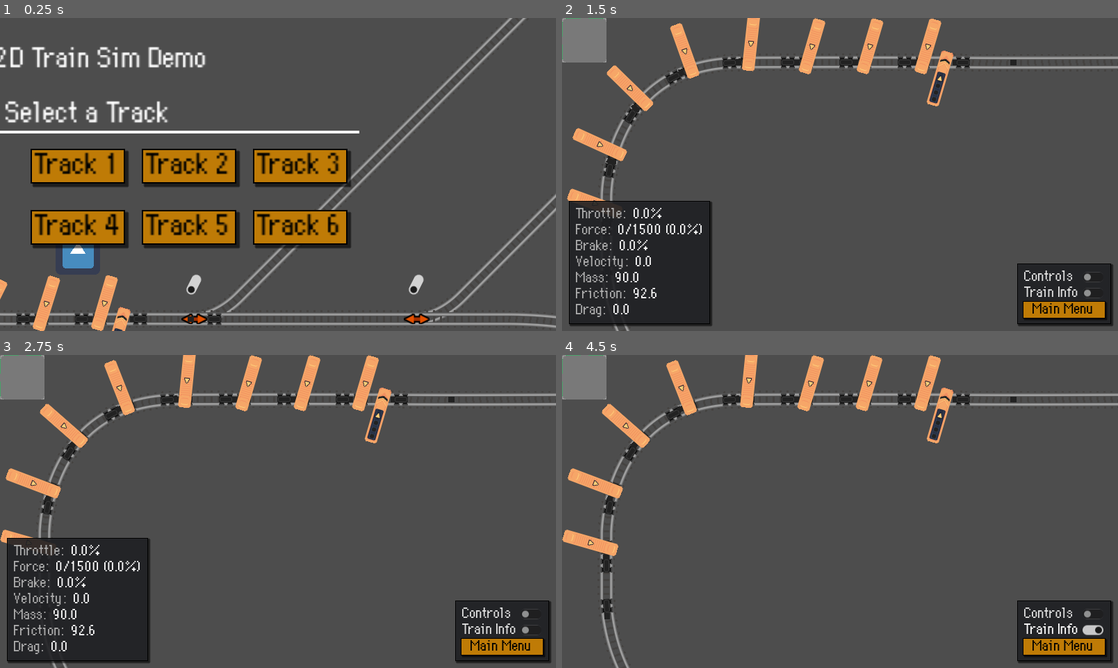
Above: before the commit, frames 1-4 (two rows, left to right).
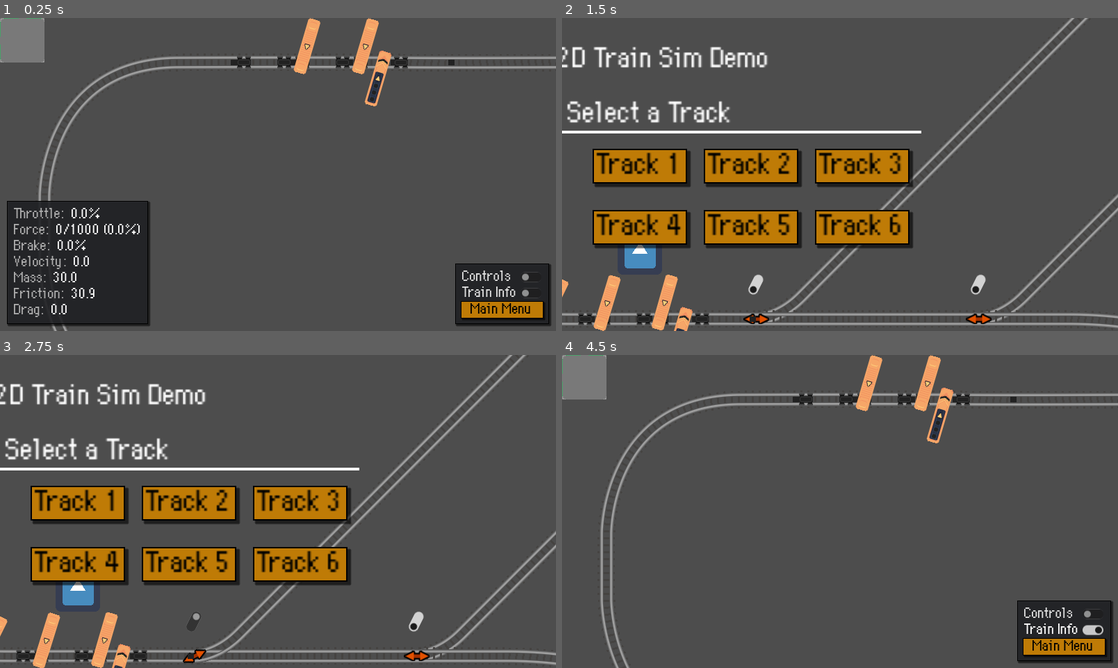
Above: after the commit, the same moments.

Repository: moonbench/simple-godot-train
Game: Godot game, scene res://Demo/Scenes/TestTracks1.tscn
The game is run twice, just before and just after one commit, with the same random seed, the same clock (stepped at 60 frames per second) and the same inputs. Before the commit the project starts from res://Demo/Scenes/Game.tscn. The engine's default icon, where the game draws it, is replaced by a stand-in: a white triangle on a blue panel in a dark square.
Inputs (mouse positions are in pixels of both pictures, inside the frame that each line leads up to):
- Up to frame 1 (0.25 s): no input
- Up to frame 2 (1.5 s): click (762, 274) at 0.52 s; click "Track 1" (after the commit: "Main Menu") at 1.25 s
- Up to frame 3 (2.75 s): click (200, 611) at 2.02 s
- Up to frame 4 (4.5 s): click (1062, 646) at 2.75 s, where only the run before the commit has a clickable "Main Menu"; click "Track 1" at 3.5 s; click "Train Info" at 4.25 s

The runs differ from the first frame. In frame 1, 33% of the frame differs, in the area x 0-100%, y 0-100%; in frame 2, 35%; in frame 3, 35%; in frame 4, 3.1%.

Commit message:
Fix up the train wheels to follow each other

Diff:
--- a/Demo/Scenes/TestTracks1.tscn
+++ b/Demo/Scenes/TestTracks1.tscn
@@ -1,30 +1,32 @@
-[gd_scene load_steps=6 format=2]
+[gd_scene load_steps=7 format=3 uid="uid://dsdv5sbpxoeue"]
 
-[ext_resource path="res://Scenes/Track.tscn" type="PackedScene" id=1]
-[ext_resource path="res://Scenes/TrainEngine.tscn" type="PackedScene" id=2]
-[ext_resource path="res://Demo/Scenes/TestWorld.tscn" type="PackedScene" id=3]
-[ext_resource path="res://Demo/Scripts/TestTracks1.gd" type="Script" id=4]
+[ext_resource type="PackedScene" path="res://Scenes/Track.tscn" id="1"]
+[ext_resource type="PackedScene" uid="uid://c2qsc24ng38ir" path="res://Scenes/TrainEngine.tscn" id="2"]
+[ext_resource type="PackedScene" uid="uid://bjqtvbefblx2e" path="res://Scenes/TrainVehicle.tscn" id="2_y5rsu"]
+[ext_resource type="PackedScene" path="res://Demo/Scenes/TestWorld.tscn" id="3"]
+[ext_resource type="Script" path="res://Demo/Scripts/TestTracks1.gd" id="4"]
 
-[sub_resource type="Curve2D" id=1]
+[sub_resource type="Curve2D" id="1"]
 resource_local_to_scene = true
 _data = {
-"points": PackedVector2Array( 0, 0, 0, 0, 320, -64, -192.565, 0.840896, 192.565, -0.840896, 544, -64, 0, 0, 0, 0, 736, 128, 0, 0, 0, 0, 736, 160, 192.565, 0, -192.565, 0, 544, 352, 190.883, 0, -190.883, 0, 0, 424, 0, 0, 0, 0, -192, 224, 0, 0, 0, 0, -192, 128, -191.724, 0.840896, 191.724, -0.840896, 0, -64, 0, 0, 0, 0, 320, -64 )
+"points": PackedVector2Array(0, 0, 0, 0, 320, -64, -192.565, 0.840896, 192.565, -0.840896, 544, -64, 0, 0, 0, 0, 736, 128, 0, 0, 0, 0, 736, 160, 192.565, 0, -192.565, 0, 544, 352, 190.883, 0, -190.883, 0, 0, 424, 0, 0, 0, 0, -192, 224, 0, 0, 0, 0, -192, 128, -191.724, 0.840896, 191.724, -0.840896, 0, -64, 0, 0, 0, 0, 320, -64)
 }
+point_count = 10
 
 [node name="TestTracks1" type="Node2D"]
-script = ExtResource( 4 )
+script = ExtResource("4")
+train_vehicle_reference = ExtResource("2_y5rsu")
 
-[node name="TestWorld" parent="." instance=ExtResource( 3 )]
+[node name="TestWorld" parent="." instance=ExtResource("3")]
 
-[node name="TrainEngine" parent="." instance=ExtResource( 2 )]
-scale = Vector2( 0.999998, 1 )
-max_force = 1500
+[node name="TrainEngine" parent="." instance=ExtResource("2")]
+scale = Vector2(0.999998, 1)
 
 [node name="Tracks" type="Node2D" parent="."]
 
-[node name="Track" parent="Tracks" instance=ExtResource( 1 )]
-position = Vector2( 256, 128 )
-curve = SubResource( 1 )
+[node name="Track" parent="Tracks" instance=ExtResource("1")]
+position = Vector2(256, 128)
+curve = SubResource("1")
 
 [node name="Timer" type="Timer" parent="."]
 wait_time = 0.1
--- a/Demo/Scripts/TestTracks1.gd
+++ b/Demo/Scripts/TestTracks1.gd
@@ -1,12 +1,12 @@
 extends Node
 
-@export var car_count = 8
+@export var car_count = 2
+@export var train_vehicle_reference : PackedScene
 
-@onready var train_vehicle_reference = load("res://Scenes/TrainVehicle.tscn")
-@onready var engine = $TrainEngine
+@onready var engine : TrainEngine = $TrainEngine
 
 func _setup_train():
-	engine.connect("train_info", Callable($TestWorld, "update_train_info"))
+	engine.train_info.connect($TestWorld.update_train_info)
 	engine.add_to_track($Tracks/Track)
 
 	var last_car = engine
--- a/Scenes/TrainEngine.tscn
+++ b/Scenes/TrainEngine.tscn
@@ -1,22 +1,22 @@
-[gd_scene load_steps=4 format=2]
+[gd_scene load_steps=4 format=3 uid="uid://c2qsc24ng38ir"]
 
-[ext_resource path="res://Scenes/TrainVehicle.tscn" type="PackedScene" id=1]
-[ext_resource path="res://Scripts/TrainEngine.gd" type="Script" id=2]
-[ext_resource path="res://Demo/Assets/train_engine.png" type="Texture2D" id=3]
+[ext_resource type="PackedScene" uid="uid://bjqtvbefblx2e" path="res://Scenes/TrainVehicle.tscn" id="1"]
+[ext_resource type="Script" path="res://Scripts/TrainEngine.gd" id="2"]
+[ext_resource type="Texture2D" uid="uid://cvutg2fumvmco" path="res://Demo/Assets/train_engine.png" id="3"]
 
-[node name="TrainEngine" groups=["train_engines"] instance=ExtResource( 1 )]
-script = ExtResource( 2 )
-max_force = 1000
+[node name="TrainEngine" groups=["train_engines"] instance=ExtResource("1")]
+script = ExtResource("2")
+max_force = 1000.0
 gravity = 9.8
 friction_coefficient = 0.1
 rolling_resistance_coefficient = 0.005
 air_resistance_coefficient = 0.1
 air_density = 1.0
 velocity_multiplier = 1.5
-brake_power = 12
-brake_application_speed = 5
+brake_power = 12.0
+brake_application_speed = 5.0
 
 [node name="RailFollower" parent="." index="0" groups=["train_engine_front_wheels"]]
 
 [node name="TextureRect" parent="Body/Node2D2" index="0"]
-texture = ExtResource( 3 )
+texture = ExtResource("3")
--- a/Scenes/TrainVehicle.tscn
+++ b/Scenes/TrainVehicle.tscn
@@ -1,16 +1,15 @@
-[gd_scene load_steps=4 format=2]
+[gd_scene load_steps=4 format=3 uid="uid://bjqtvbefblx2e"]
 
-[ext_resource path="res://Scenes/TrainWheel.tscn" type="PackedScene" id=1]
-[ext_resource path="res://Scripts/TrainVehicle.gd" type="Script" id=2]
-[ext_resource path="res://Demo/Assets/train_car.png" type="Texture2D" id=3]
+[ext_resource type="PackedScene" path="res://Scenes/TrainWheel.tscn" id="1"]
+[ext_resource type="Script" path="res://Scripts/TrainVehicle.gd" id="2"]
+[ext_resource type="Texture2D" uid="uid://cgp7ivfkt0kqu" path="res://Demo/Assets/train_car.png" id="3"]
 
 [node name="TrainVehicle" type="Node2D"]
-script = ExtResource( 2 )
+script = ExtResource("2")
 
-[node name="RailFollower" parent="." groups=["train_front_wheels"] instance=ExtResource( 1 )]
-offset = 20.0
+[node name="RailFollower" parent="." groups=["train_front_wheels"] instance=ExtResource("1")]
 
-[node name="RailFollower2" parent="." groups=["train_back_wheels"] instance=ExtResource( 1 )]
+[node name="RailFollower2" parent="." groups=["train_back_wheels"] instance=ExtResource("1")]
 
 [node name="Body" type="Node2D" parent="."]
 z_index = 10
@@ -24,14 +23,14 @@
 offset_top = -4.0
 offset_right = -7.0
 offset_bottom = 4.0
-color = Color( 0.133333, 0.133333, 0.133333, 1 )
+color = Color(0.133333, 0.133333, 0.133333, 1)
 
 [node name="ColorRect2" type="ColorRect" parent="Body/Node2D"]
 offset_left = 68.0
 offset_top = -4.0
 offset_right = 77.0
 offset_bottom = 4.0
-color = Color( 0.133333, 0.133333, 0.133333, 1 )
+color = Color(0.133333, 0.133333, 0.133333, 1)
 
 [node name="Node2D2" type="Node2D" parent="Body"]
 z_index = 10
--- a/Scripts/TrainEngine.gd
+++ b/Scripts/TrainEngine.gd
@@ -21,6 +21,7 @@
 var velocity := 0.0
 
 func _ready():
+	super()
 	_update_frictions()
 
 # Update the friction forces that depend on mass when the towed mass changes
@@ -82,7 +83,6 @@
 
 # Lerp the actual engine force from its current value to the throttle position
 func _updated_applied_force(delta):
-	prints(applied_force, max_force, target_force_percent, delta)
 	applied_force = lerp(applied_force, max_force * target_force_percent, delta)
 	if abs(applied_force) < 0.1: applied_force = 0
 
--- a/Scripts/TrainVehicle.gd
+++ b/Scripts/TrainVehicle.gd
@@ -11,12 +11,12 @@
 var towed_mass = 0
 var total_mass = mass
 
-@onready var front_wheel = $RailFollower
-@onready var back_wheel = $RailFollower2
-@onready var body = $Body
+@onready var front_wheel : TrainWheel = $RailFollower
+@onready var back_wheel : TrainWheel = $RailFollower2
+@onready var body : Node2D = $Body
 
 func _ready():
-	front_wheel.connect("moved", Callable(back_wheel, "move_as_follower"))
+	front_wheel.moved.connect(back_wheel.move_as_follower)
 
 func _process(delta):
 	global_position = lerp(global_position, front_wheel.global_position, 0.8)
--- a/Scripts/TrainWheel.gd
+++ b/Scripts/TrainWheel.gd
@@ -50,7 +50,7 @@
 	var original_offset = progress
 	progress += distance if direction == Directions.TAILWARD else -distance
 	_change_track_if_end(original_offset, distance)
-	emit_signal("moved", distance, progress, direction, current_track, current_track_length)
+	moved.emit(distance, progress, direction, current_track, current_track_length)
 
 # Jump to the predefined follow distance if there's room, or else just move the specified distance
 func move_as_follower(distance, leader_offset, leader_direction, leader_track, leader_track_length):
@@ -85,5 +85,5 @@
 # Disconnect signals
 func _disconnect_from_track():
 	if current_track:
-		disconnect("at_track_head", Callable(current_track, "wheel_at_head"))
-		disconnect("at_track_tail", Callable(current_track, "wheel_at_tail"))
+		at_track_head.disconnect(current_track.on_wheel_at_head)
+		at_track_tail.disconnect(current_track.on_wheel_at_tail)
--- a/project.godot
+++ b/project.godot
@@ -12,7 +12,7 @@
 
 config/name="2D Train Simulator"
 config/description="For Godot version 3.5"
-run/main_scene="res://Demo/Scenes/Game.tscn"
+run/main_scene="res://Demo/Scenes/TestTracks1.tscn"
 config/features=PackedStringArray("4.2")
 config/icon="res://icon.png"
 
Not shown: 1 places in Demo/Scenes/Game.tscn that only renumber resources
Not shown: 1 places in Scenes/TrainVehicle.tscn that only renumber resources
